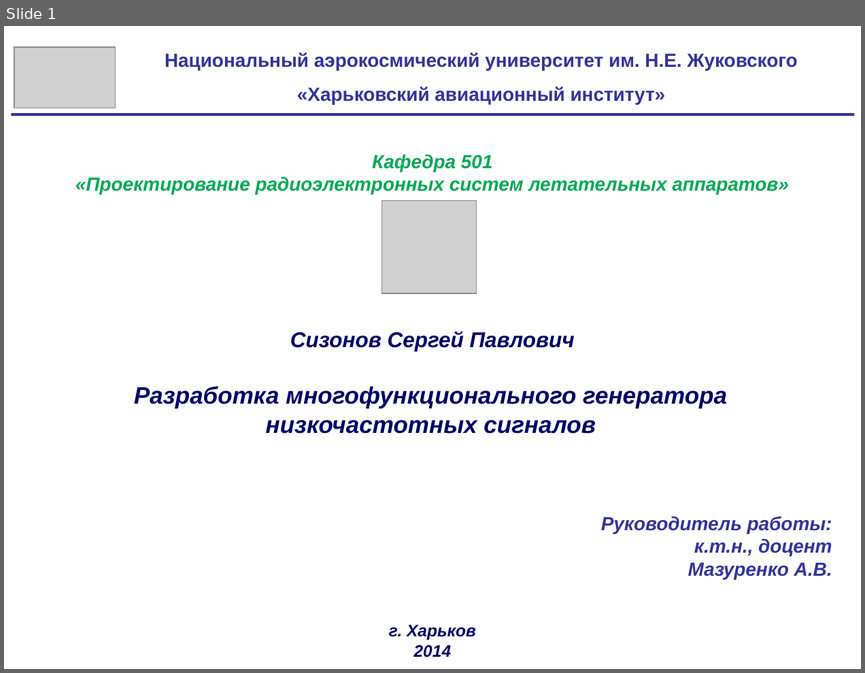
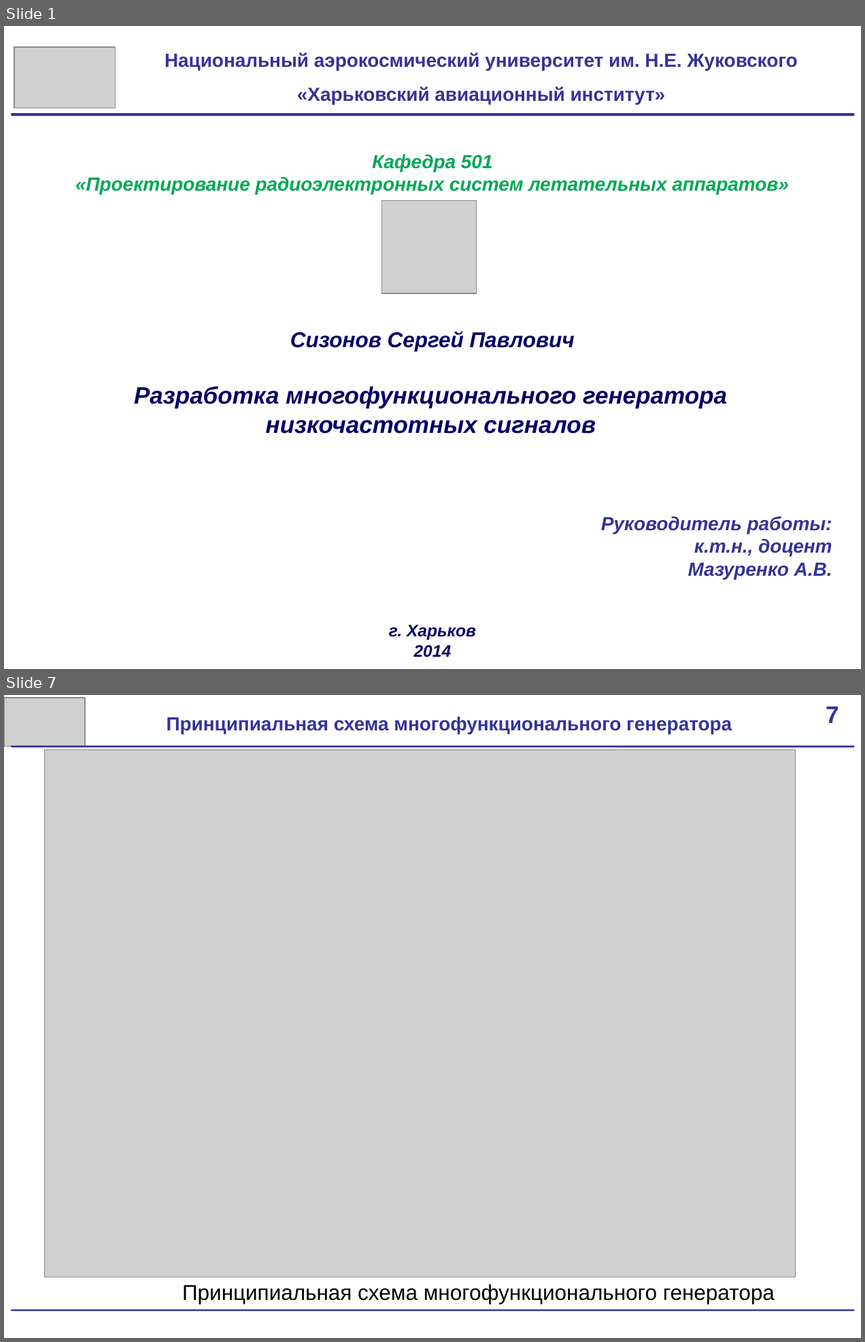
Before and after one commit to scorpion-afi/oscilator, a slide deck: documentation/Presentation.pptx. Shown one above the other, each under a label of ours: slide 1 before the commit, slides 1 and 7 after it; the slides between them are not shown. The pictures are 865x673 and 865x1342 pixels, drawn with LibreOffice and Linux fonts; fonts in the diff are those of the drawing; grey boxes stand for pictures. Boxes give left, top, right and bottom in pixels: in the first picture for what was removed or moved away, otherwise in the second. Text is boxed around its words. In the diff, an @@ line names an element or a change of style, - is before the commit and + after.

```diff
--- a/documentation/Presentation.pptx
+++ b/documentation/Presentation.pptx
@@ slide 7 added at bbox=[4, 695, 861, 1338], background #FFFFFF @@
@@ picture added at bbox=[4, 698, 84, 747] @@
@@ rectangle added at bbox=[804, 695, 861, 743], fill #FFFFFF, 20 pt, text #333399, bold @@
+7
@@ text added at bbox=[167, 716, 732, 734], 16 pt, text #333399, bold @@
+Принципиальная схема многофункционального генератора
@@ line added from (11, 747) to (854, 747), #333399 1.5 pt @@
@@ picture added at bbox=[44, 750, 795, 1277] @@
@@ text added at bbox=[182, 1284, 774, 1304], 18 pt, text #000000 @@
+Принципиальная схема многофункционального генератора
@@ line added from (11, 1310) to (854, 1310), #333399 1.5 pt @@
```
Also in this commit, not shown: 15 slides changed, 2 other slides added, 1 slide removed, 1 other file.
